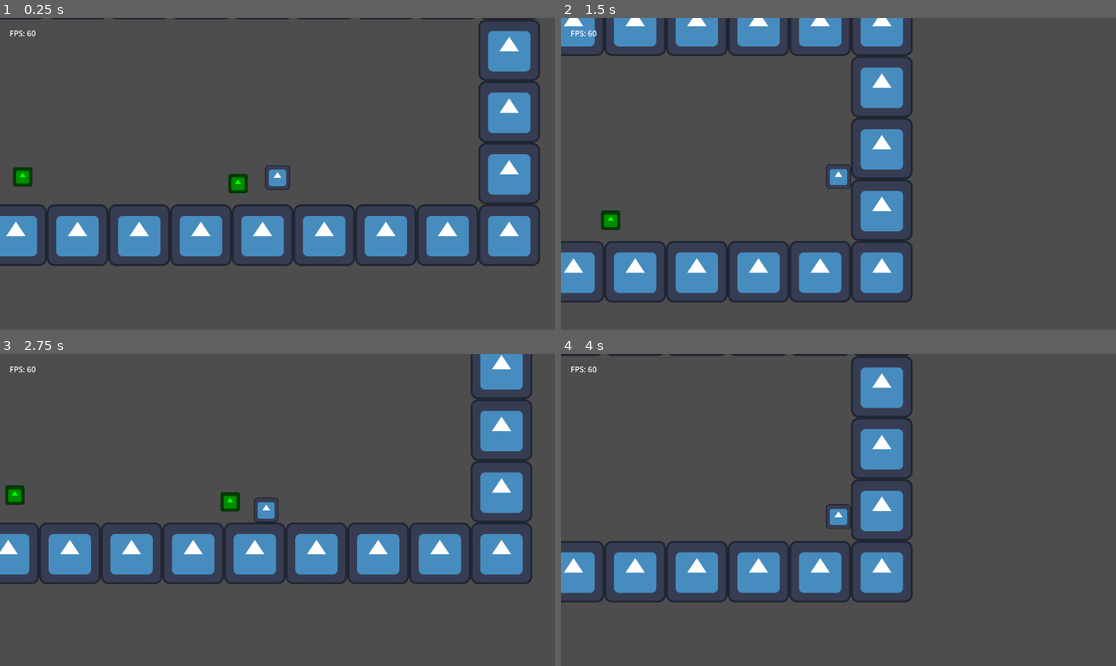
Above: before the commit, frames 1-4 (two rows, left to right).
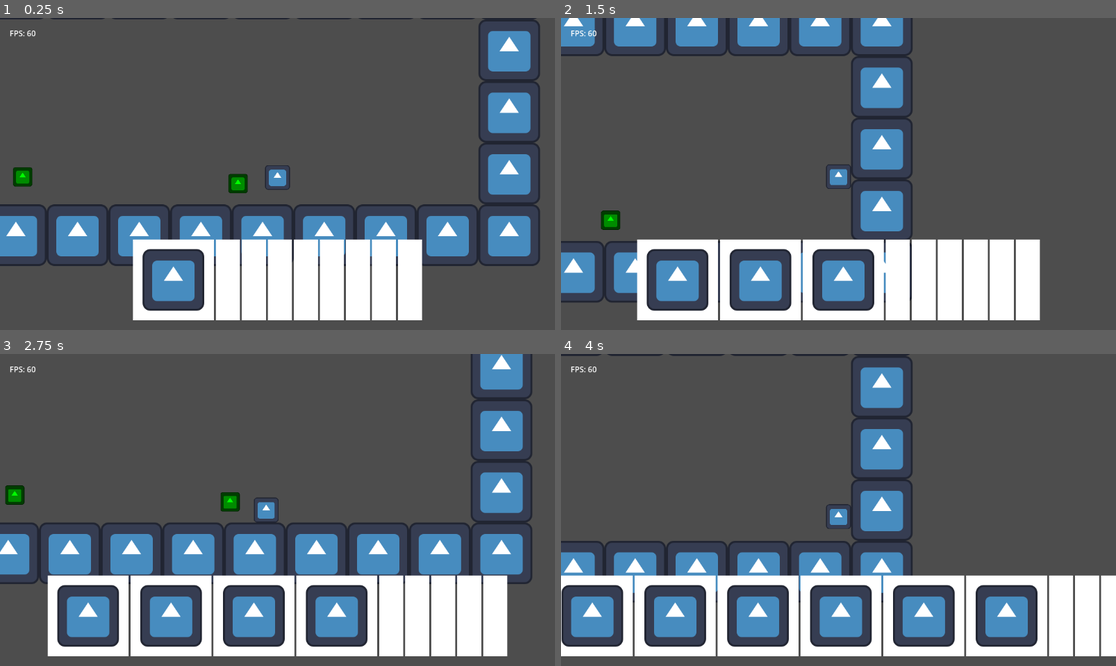
Above: after the commit, the same moments.

Repository: TheHumanMRP/RPG-Life-Tracker
Game: Godot game, scene res://Folders/Systems/Main/Scenes/main_scene.tscn
Two runs of this game, one before a commit and one after it. Both use one fixed random seed, a clock stepped at 60 frames per second and the inputs below. The engine's default icon, where the game draws it, is replaced by a stand-in: a white triangle on a blue panel in a dark square.
Inputs (mouse positions are in pixels of both pictures, inside the frame that each line leads up to):
- Up to frame 1 (0.25 s): no input
- Up to frame 2 (1.5 s): move the mouse to (960, 158) at 0.52 s; hold D (move_right) from 0.53 s (still down); tap I (add_test_sword) at 0.6, 1.35 s; click (960, 158) at 0.67 s; tap Space (jump) at 0.77 s; move the mouse to (727, 189) at 1.27 s
- Up to frame 3 (2.75 s): tap Space (jump) at 1.52 s; move the mouse to (333, 441) at 2.02 s; release D (move_right) at 2.03 s; hold A (move_left) from 2.03 s (still down); tap I (add_test_sword) at 2.1 s
- Up to frame 4 (4 s): move the mouse to (810, 572) at 2.77 s; release A (move_left) at 2.78 s; hold D (move_right) from 2.78 s (still down); tap I (add_test_sword) at 2.85, 3.6 s; click (810, 572) at 2.92 s; tap Space (jump) at 3.02, 3.77 s; move the mouse to (1005, 556) at 3.52 s

The runs differ from the first frame. In frame 1, 12% of the frame differs, in the area x 23-77%, y 70-97%; in frame 2, 16%; in frame 3, 18%; in frame 4, 21%, in the area x 0-100%, y 70-97%.
Error before the commit: Parse Error: Could not parse global class "HotbarSlot" from "res://Folders/Systems/Inventory_System/Scripts/hotbar_slot.gd". (res://Folders/Systems/Inventory_S…
Error after the commit: Invalid access to property or key 'color' on a base object of type 'null instance'. (res://Folders/Systems/Inventory_System/Scripts/hotbar_slot.gd:37)

Commit message:
Auto commit at 2026-07-05 22:02:29

Diff:
--- a/Folders/Systems/Inventory_System/Scripts/hotbar_slot.gd
+++ b/Folders/Systems/Inventory_System/Scripts/hotbar_slot.gd
@@ -5,7 +5,7 @@
 @export var item_id: int
 @export var slot_index: int
 
-@onready var selection_color_fade: TextureRect = $%Selection_Color_Fade
+@onready var selection_color_fade: ColorRect = $%Selection_Color_Fade
 @onready var display_logo: TextureRect = $%Logo_Display
 @onready var slot_number_label: Label = $%Slot_Number
 
@@ -34,7 +34,7 @@
 	var selected_slot_index: int = Global.get_selected_hotbar_index()
 
 	if selected_slot_index != slot_index:
-		selection_color_fade.
+		selection_color_fade.color.hex(int(UNSELECTED_HEX_VALUE))
 
 
 func assaign_item() -> void:
